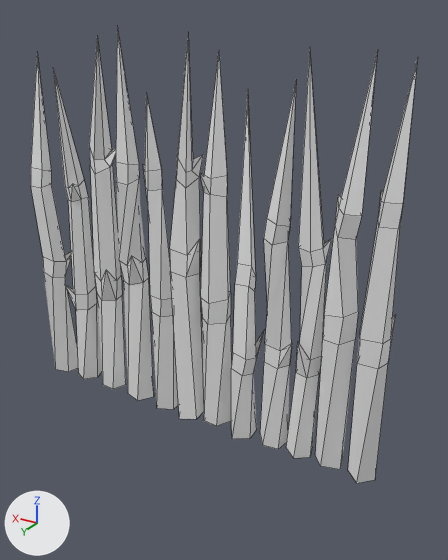
What one commit did to the FBX model Nesting/Assets/Models/Fence-Trees.fbx.
One viewpoint serves both versions: a 50 mm camera at (-1.96, 7.21, 6.14) aimed at (2.5, -0.22, 2.43). Every picture has the same lights, and +X, +Y and +Z are marked at lower left. Mesh edges are drawn as thin lines. Where no turn or scale is listed for an object, it has been applied to the vertices.

The scene before the commit, as lines of its bpy script (objects in view):
```python
me_cylinder = bpy.data.meshes.new('Cylinder')
me_cylinder.from_pydata(...)  # 336 vertices, 384 faces; spans x -0.18..6.03, y -0.31..0.29, z 0.01..5.99
ob_cylinder = bpy.data.objects.new('Cylinder', me_cylinder)
ob_cylinder.location = (0.0, 0.0, 0.0)
```
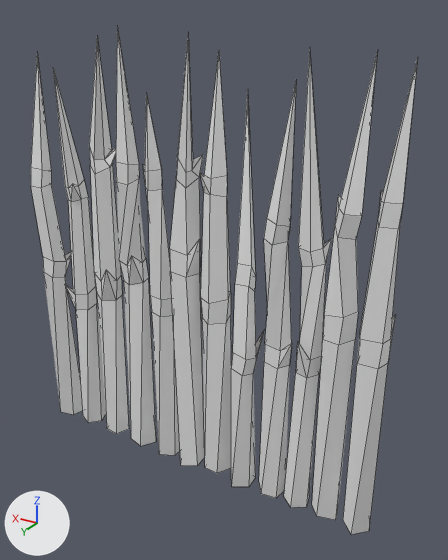
The newer file is also turned or shifted as a whole; pictures and numbers use the older file's frame.

Boxes [x1, y1, x2, y2] around the edits, measured in the pictures (448 x 560 px; the box of a moved part takes in the faces that stretch with it):
'Cylinder', reshaped (11% taller)
    before: [31, 26, 418, 483]
    after: [31, 26, 418, 535]
part 1 of me_cylinder, moved or reshaped
    before: [44, 271, 388, 483]
    after: [44, 271, 388, 535]

The change in detail:
me_cylinder has 336 vertices, 384 faces and spans x -0.18..6.03, y -0.31..0.29, z 0.01..5.99.
me_cylinder is used by ob_cylinder; location (0.0, 0.0, 0.0).
me_cylinder part 1: all 60 vertices in x -0.18..5.99, y -0.26..0.29, z 0.01 are moved by (0.0, 0.0, -0.96).
